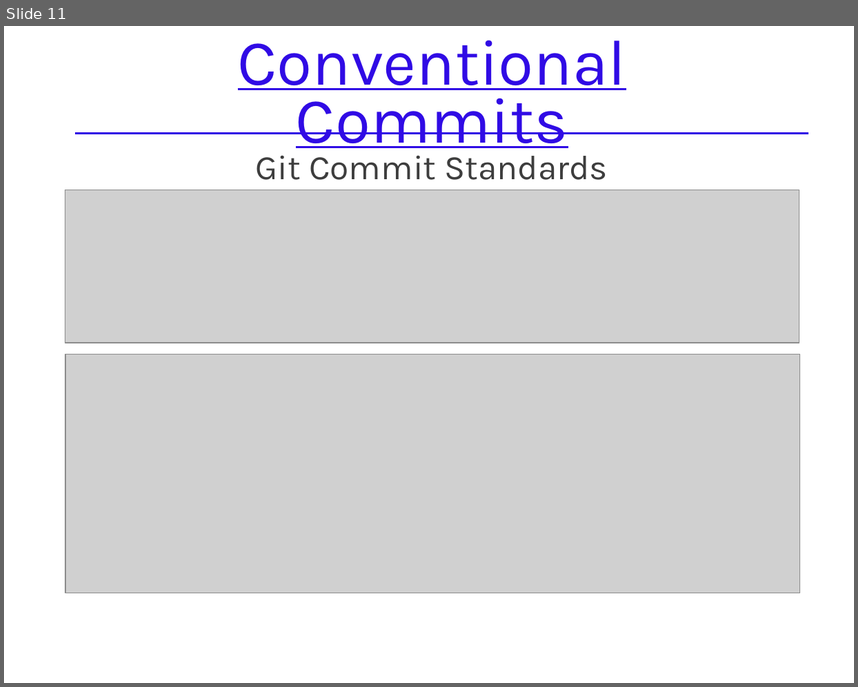
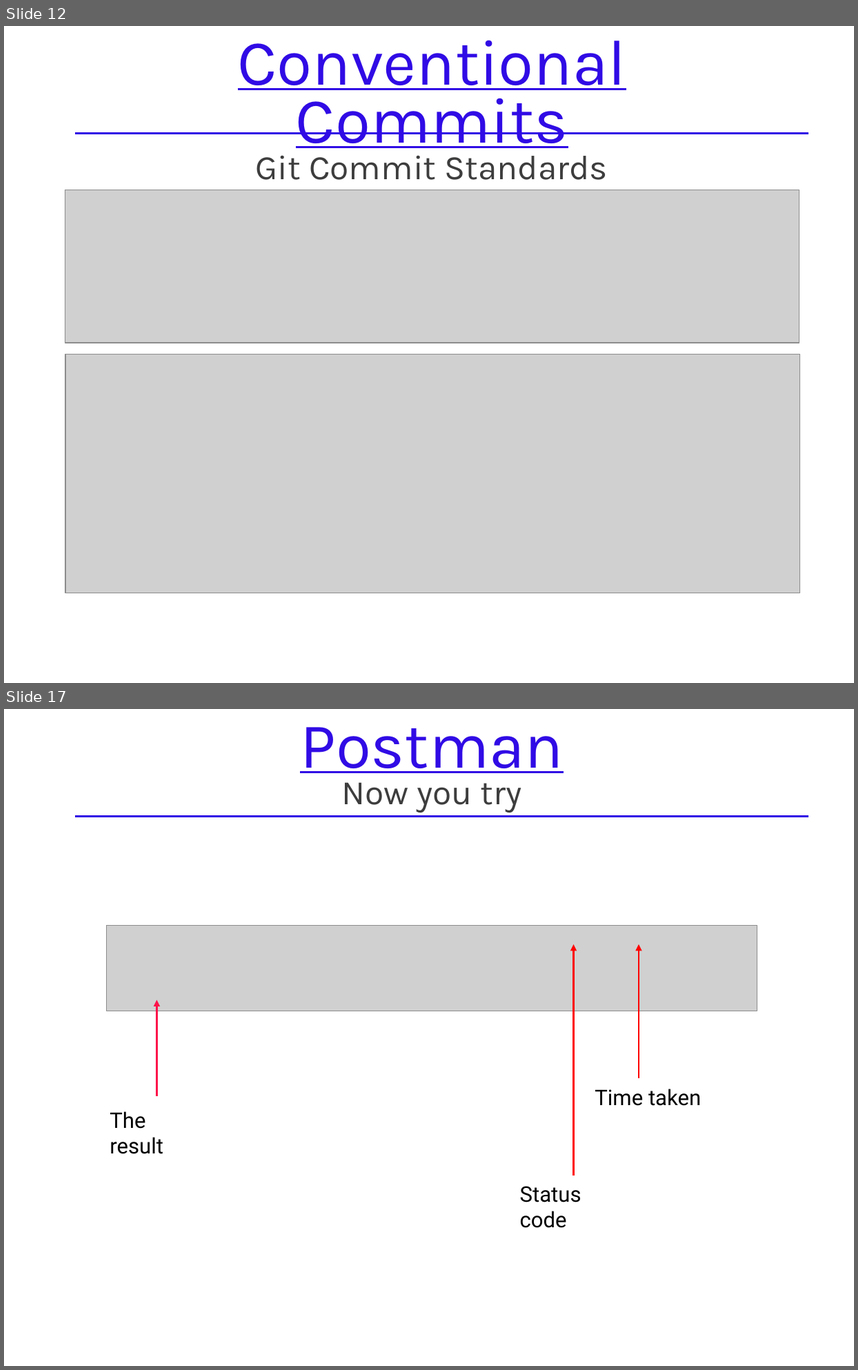
Before and after one commit to Atsukio/REST-API-Workshop, a slide deck: docs/REST API Workshop.pptx. Shown one above the other, each under a label of ours: slide 11 before the commit, slides 12 and 17 after it; the slides between them are not shown. The pictures are 858x687 and 858x1370 pixels, drawn with LibreOffice and Linux fonts; fonts in the diff are those of the drawing; grey boxes stand for pictures. Boxes give left, top, right and bottom in pixels: in the first picture for what was removed or moved away, otherwise in the second. Text is boxed around its words. In the diff, an @@ line names an element or a change of style, - is before the commit and + after.

```diff
--- a/docs/REST API Workshop.pptx
+++ b/docs/REST API Workshop.pptx
@@ slide 17 added at [4, 709, 854, 1366], background #FFFFFF @@
@@ text added at [300, 727, 564, 812], 32 pt, text #3D3D3D @@
+Postman
+Now you try
@@ line added from (75, 817) to (809, 817), #300BE5 2 pt @@
@@ picture added at [107, 926, 757, 1011] @@
@@ arrow added from (573, 1175) to (573, 944), #FF0000 1.5 pt @@
@@ arrow added from (639, 1078) to (639, 944), #FF0000 1.5 pt @@
@@ arrow added from (157, 1096) to (157, 999), #FD124A 1.5 pt @@
@@ text added at [595, 1088, 701, 1106], 20.1 pt, text #000000 @@
+Time taken
@@ text added at [110, 1111, 163, 1154], 20.1 pt, text #000000 @@
+The result
@@ text added at [520, 1186, 582, 1228], 20.1 pt, text #000000 @@
+Status code
@@ what was slide 11 is now slide 12 @@
```
Also in this commit, not shown: 1 slide changed, 12 other slides added.
